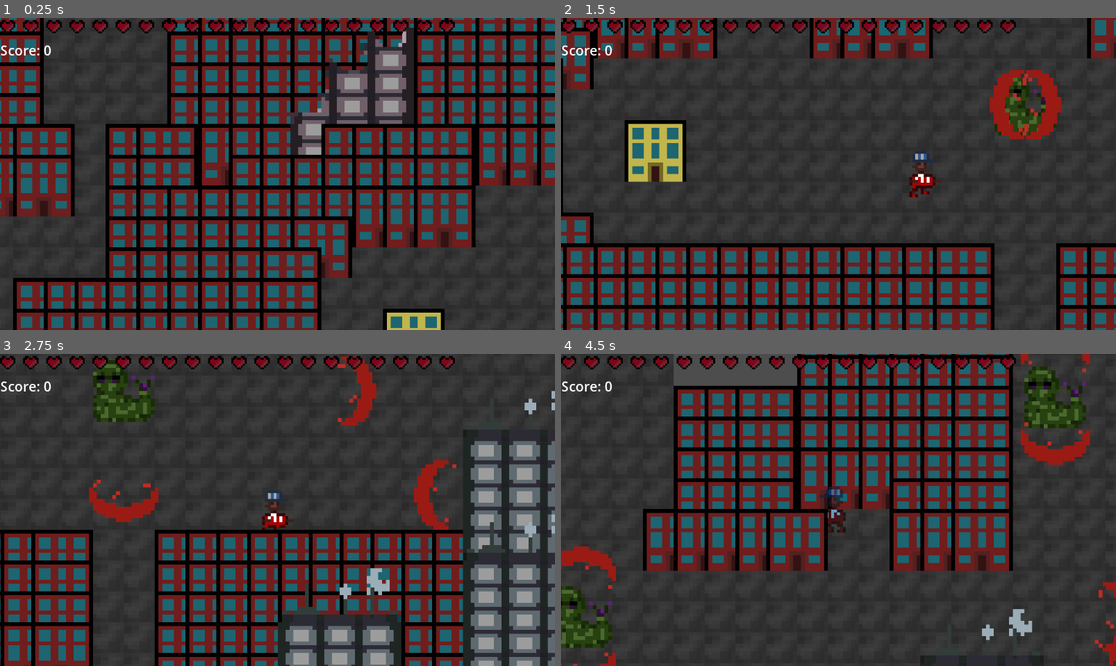
Above: before the commit, frames 1-4 (two rows, left to right).
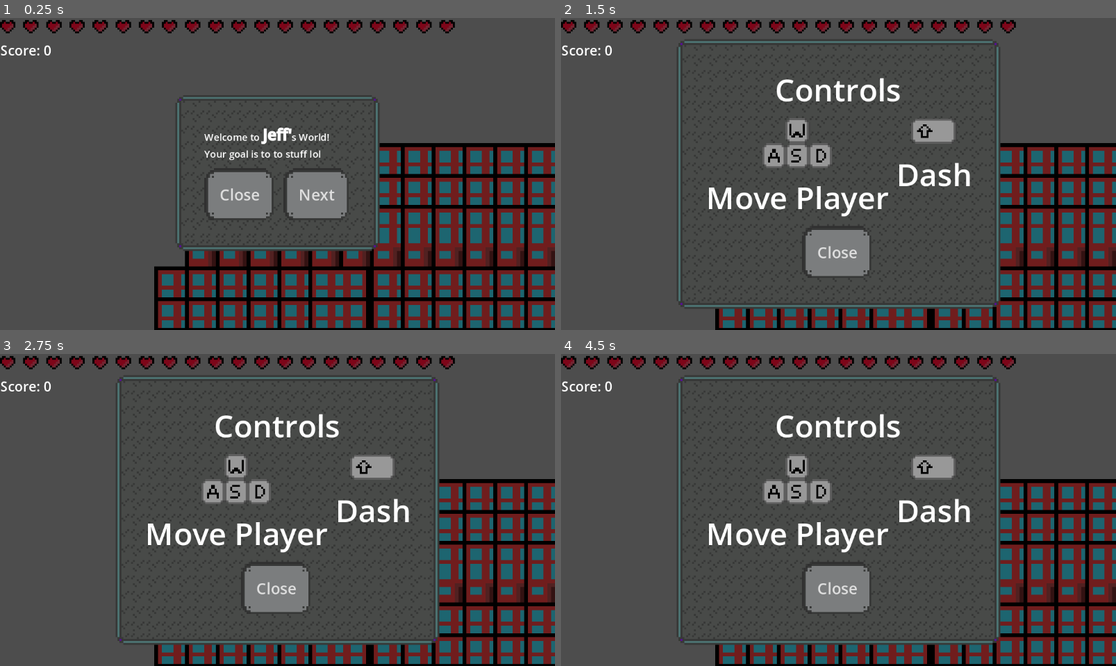
Above: after the commit, the same moments.

Repository: Lila-Kuhlt/Close-Encounters-of-the-Jeff-Kind
Game: Godot game, scene res://scenes/UI/TitleScreen.tscn
Two runs of this game, one before a commit and one after it. Both use one fixed random seed, a clock stepped at 60 frames per second and the inputs below.
Inputs (mouse positions are in pixels of both pictures, inside the frame that each line leads up to):
- Up to frame 1 (0.25 s): no input
- Up to frame 2 (1.5 s): click (877, 195) at 0.5 s, where only the run after the commit has a clickable "Next"; hold D (right) from 1.28 s (still down); tap Space (dash) at 1.35 s
- Up to frame 3 (2.75 s): release D (right) at 2.03 s; hold S (down) from 2.03 s (still down); tap Space (dash) at 2.1 s
- Up to frame 4 (4.5 s): release S (down) at 2.78 s; hold D (right) 2.78-3.53 s; tap Space (dash) at 2.85, 3.6, 4.35 s; hold W (up) 3.53-4.28 s; hold A (left) from 4.28 s (still down)

The runs differ from the first frame. In frame 1, 86% of the frame differs, in the area x 0-100%, y 0-100%; in frame 2, 68%; in frame 3, 70%; in frame 4, 77%.

Commit message:
Add tutorial panel

Diff:
--- a/godot/scenes/UI/UI.gd
+++ b/godot/scenes/UI/UI.gd
@@ -4,9 +4,18 @@
 
 var just_paused := false
 var hearts: Array[TextureRect] = []
+var in_tutorial := true
+
+var tutorial_page := 0
+@onready var tutorial_page_count: int = $Tutorial/PanelContainer/MarginContainer/VBoxContainer/Pages.get_child_count()
+
+func _ready() -> void:
+	get_tree().paused = true
+	in_tutorial = true
+	go_to_tutorial_page(0)
 
 func _process(_delta: float) -> void:
-	if Input.is_action_just_pressed('pause'):
+	if Input.is_action_just_pressed('pause') and not in_tutorial:
 		if not just_paused:
 			get_tree().paused = true
 			$PauseMenu.show()
@@ -49,3 +58,26 @@
 func _on_restart_button_pressed() -> void:
 	get_tree().reload_current_scene()
 	get_tree().paused = false
+
+func _on_tutorial_close_button_pressed() -> void:
+	in_tutorial = false
+	get_tree().paused = false
+	$Tutorial.hide()
+
+func go_to_tutorial_page(n) -> void:
+	tutorial_page = n
+	var pages: Control = $Tutorial/PanelContainer/MarginContainer/VBoxContainer/Pages
+	var name: String = "Page%d" % n
+	for _node in pages.get_children():
+		var node: Node = _node
+		if node.name == name:
+			node.show()
+		else:
+			node.hide()
+	if n >= tutorial_page_count - 1:
+		$Tutorial/PanelContainer/MarginContainer/VBoxContainer/HBoxContainer/NextButton.hide()
+	else:
+		$Tutorial/PanelContainer/MarginContainer/VBoxContainer/HBoxContainer/NextButton.show()
+
+func _on_tutorial_next_button_pressed() -> void:
+	go_to_tutorial_page(tutorial_page + 1)
--- a/godot/scenes/UI/UI.tscn
+++ b/godot/scenes/UI/UI.tscn
@@ -1,13 +1,22 @@
-[gd_scene load_steps=5 format=3 uid="uid://bqwg30od0fmhk"]
+[gd_scene load_steps=8 format=3 uid="uid://bqwg30od0fmhk"]
 
 [ext_resource type="Script" path="res://scenes/UI/UI.gd" id="1_aneth"]
 [ext_resource type="Theme" uid="uid://bwttwsp1fetbo" path="res://assets/Theme.tres" id="2_enm3v"]
+[ext_resource type="Texture2D" uid="uid://botvopj3ghuek" path="res://assets/keybindings.png" id="3_plqga"]
 
 [sub_resource type="InputEventAction" id="InputEventAction_t7usk"]
 action = &"pause"
 
 [sub_resource type="Shortcut" id="Shortcut_3wnkl"]
 events = [SubResource("InputEventAction_t7usk")]
+
+[sub_resource type="AtlasTexture" id="AtlasTexture_4v0li"]
+atlas = ExtResource("3_plqga")
+region = Rect2(0, 0, 36.9474, 26.4319)
+
+[sub_resource type="AtlasTexture" id="AtlasTexture_qym86"]
+atlas = ExtResource("3_plqga")
+region = Rect2(39.7696, 6.71643, 24.3235, 14.5941)
 
 [node name="UI" type="CanvasLayer" groups=["UI"]]
 layer = 2
@@ -106,9 +115,99 @@
 [node name="QuitButton" type="Button" parent="GameOver/Panel/MarginContainer/VBoxContainer"]
 layout_mode = 2
 text = "Quit"
+
+[node name="Tutorial" type="CenterContainer" parent="."]
+process_mode = 2
+anchors_preset = 15
+anchor_right = 1.0
+anchor_bottom = 1.0
+grow_horizontal = 2
+grow_vertical = 2
+theme = ExtResource("2_enm3v")
+
+[node name="PanelContainer" type="PanelContainer" parent="Tutorial"]
+layout_mode = 2
+
+[node name="MarginContainer" type="MarginContainer" parent="Tutorial/PanelContainer"]
+layout_mode = 2
+
+[node name="VBoxContainer" type="VBoxContainer" parent="Tutorial/PanelContainer/MarginContainer"]
+layout_mode = 2
+
+[node name="Pages" type="VBoxContainer" parent="Tutorial/PanelContainer/MarginContainer/VBoxContainer"]
+layout_mode = 2
+size_flags_vertical = 3
+
+[node name="Page0" type="VBoxContainer" parent="Tutorial/PanelContainer/MarginContainer/VBoxContainer/Pages"]
+layout_mode = 2
+size_flags_vertical = 3
+
+[node name="Label" type="RichTextLabel" parent="Tutorial/PanelContainer/MarginContainer/VBoxContainer/Pages/Page0"]
+layout_mode = 2
+theme_override_font_sizes/normal_font_size = 5
+theme_override_font_sizes/bold_font_size = 8
+theme_override_font_sizes/bold_italics_font_size = 8
+bbcode_enabled = true
+text = "Welcome to [b]Jeff'[/b]s World!
+Your goal is to to stuff lol"
+fit_content = true
+
+[node name="Page1" type="VBoxContainer" parent="Tutorial/PanelContainer/MarginContainer/VBoxContainer/Pages"]
+layout_mode = 2
+size_flags_vertical = 3
+
+[node name="Label" type="Label" parent="Tutorial/PanelContainer/MarginContainer/VBoxContainer/Pages/Page1"]
+layout_mode = 2
+text = "Controls"
+horizontal_alignment = 1
+
+[node name="HBoxContainer" type="HBoxContainer" parent="Tutorial/PanelContainer/MarginContainer/VBoxContainer/Pages/Page1"]
+layout_mode = 2
+size_flags_vertical = 3
+
+[node name="VBoxContainer" type="VBoxContainer" parent="Tutorial/PanelContainer/MarginContainer/VBoxContainer/Pages/Page1/HBoxContainer"]
+layout_mode = 2
+size_flags_horizontal = 3
+
+[node name="TextureRect" type="TextureRect" parent="Tutorial/PanelContainer/MarginContainer/VBoxContainer/Pages/Page1/HBoxContainer/VBoxContainer"]
+layout_mode = 2
+texture = SubResource("AtlasTexture_4v0li")
+stretch_mode = 3
+
+[node name="Label" type="Label" parent="Tutorial/PanelContainer/MarginContainer/VBoxContainer/Pages/Page1/HBoxContainer/VBoxContainer"]
+layout_mode = 2
+text = "Move Player"
+
+[node name="VBoxContainer2" type="VBoxContainer" parent="Tutorial/PanelContainer/MarginContainer/VBoxContainer/Pages/Page1/HBoxContainer"]
+layout_mode = 2
+size_flags_horizontal = 3
+
+[node name="TextureRect" type="TextureRect" parent="Tutorial/PanelContainer/MarginContainer/VBoxContainer/Pages/Page1/HBoxContainer/VBoxContainer2"]
+layout_mode = 2
+texture = SubResource("AtlasTexture_qym86")
+stretch_mode = 3
+
+[node name="Label" type="Label" parent="Tutorial/PanelContainer/MarginContainer/VBoxContainer/Pages/Page1/HBoxContainer/VBoxContainer2"]
+layout_mode = 2
+text = "Dash"
+
+[node name="HBoxContainer" type="HBoxContainer" parent="Tutorial/PanelContainer/MarginContainer/VBoxContainer"]
+layout_mode = 2
+alignment = 1
+
+[node name="CloseButton" type="Button" parent="Tutorial/PanelContainer/MarginContainer/VBoxContainer/HBoxContainer"]
+layout_mode = 2
+shortcut = SubResource("Shortcut_3wnkl")
+text = "Close"
+
+[node name="NextButton" type="Button" parent="Tutorial/PanelContainer/MarginContainer/VBoxContainer/HBoxContainer"]
+layout_mode = 2
+text = "Next"
 
 [connection signal="pressed" from="PauseMenu/Panel/MarginContainer/VBoxContainer/ResumeButton" to="." method="_on_button_pressed"]
 [connection signal="pressed" from="PauseMenu/Panel/MarginContainer/VBoxContainer/RestartButton" to="." method="_on_restart_button_pressed"]
 [connection signal="pressed" from="PauseMenu/Panel/MarginContainer/VBoxContainer/QuitButton" to="." method="_on_quit_button_pressed"]
 [connection signal="pressed" from="GameOver/Panel/MarginContainer/VBoxContainer/RestartButton" to="." method="_on_restart_button_pressed"]
 [connection signal="pressed" from="GameOver/Panel/MarginContainer/VBoxContainer/QuitButton" to="." method="_on_quit_button_pressed"]
+[connection signal="pressed" from="Tutorial/PanelContainer/MarginContainer/VBoxContainer/HBoxContainer/CloseButton" to="." method="_on_tutorial_close_button_pressed"]
+[connection signal="pressed" from="Tutorial/PanelContainer/MarginContainer/VBoxContainer/HBoxContainer/NextButton" to="." method="_on_tutorial_next_button_pressed"]
Binary file added: godot/assets/keybindings.png
Not shown, added: godot/assets/keybindings.png.import
